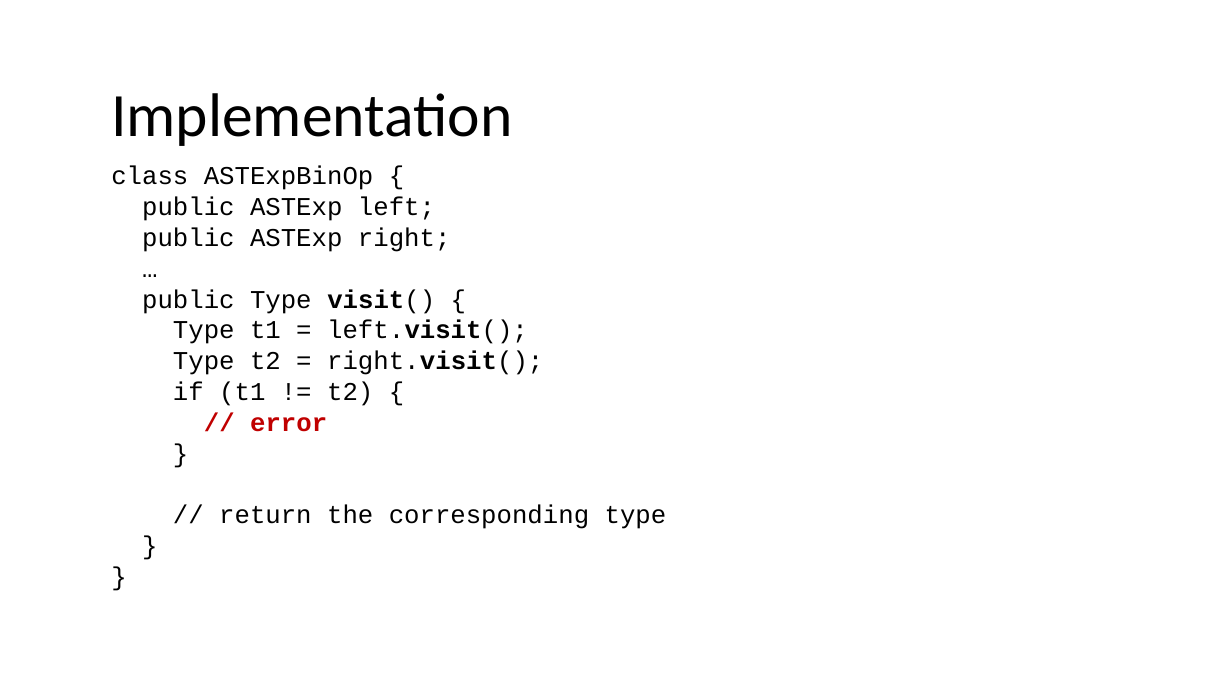
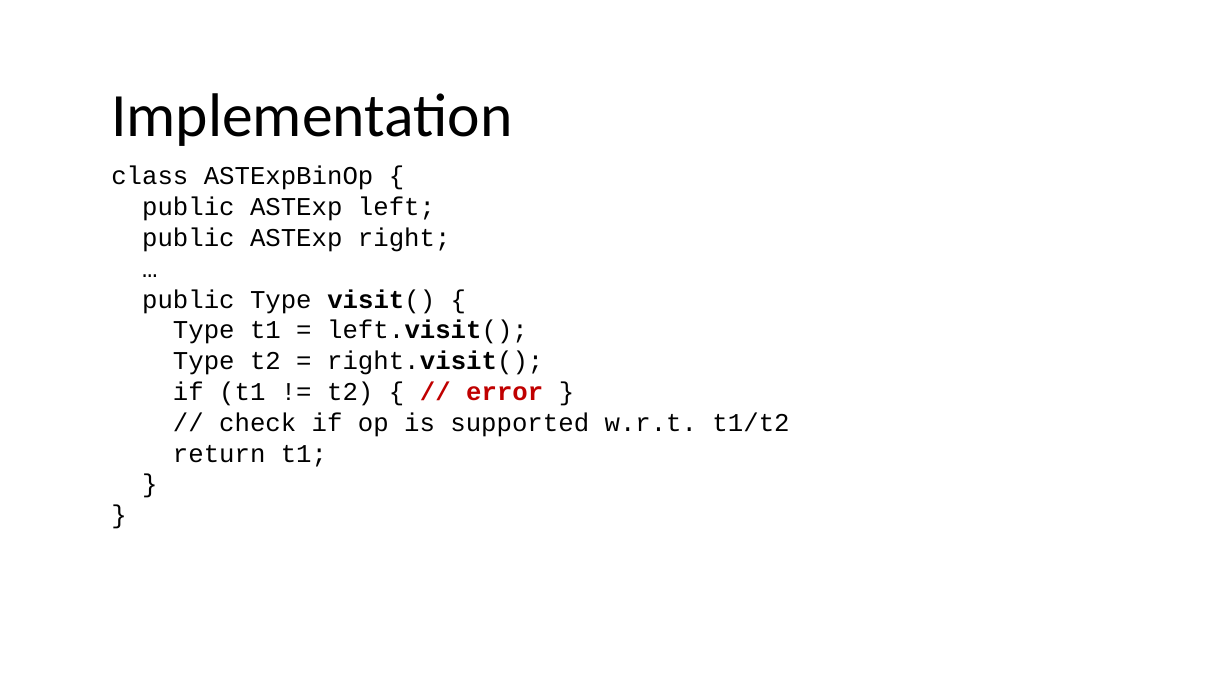
Before and after one commit to nivshani/compilation, a slide deck: slide 144 of slides/semantic.pptx. Drawn at 1232x693 pixels with LibreOffice and Linux fonts; fonts in the diff are those of the drawing. Boxes give left, top, right and bottom in pixels: in the first picture for what was removed or moved away, otherwise in the second. Text is boxed around its words. In the diff, an @@ line names an element or a change of style, - is before the commit and + after.

```diff
--- a/slides/semantic.pptx
+++ b/slides/semantic.pptx
@@ text at [173,381,789,467]: text changed @@
-if (t1 != t2) {
-// error
-}
-// return the corresponding type
+if (t1 != t2) { // error }
+// check if op is supported w.r.t. t1/t2
+return t1;
```
Also in this commit, not shown: 10 other slides changed, 1 slide added, 1 other file.
